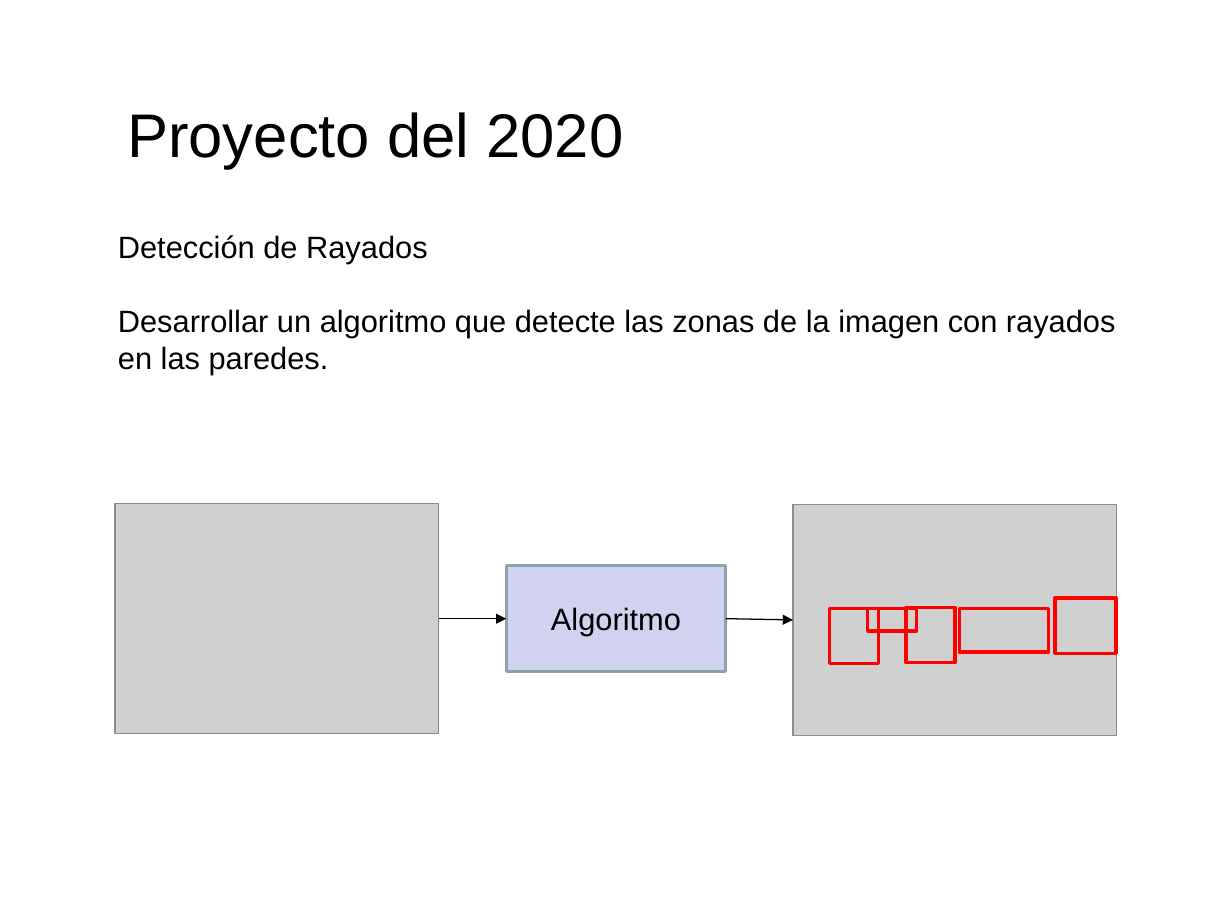
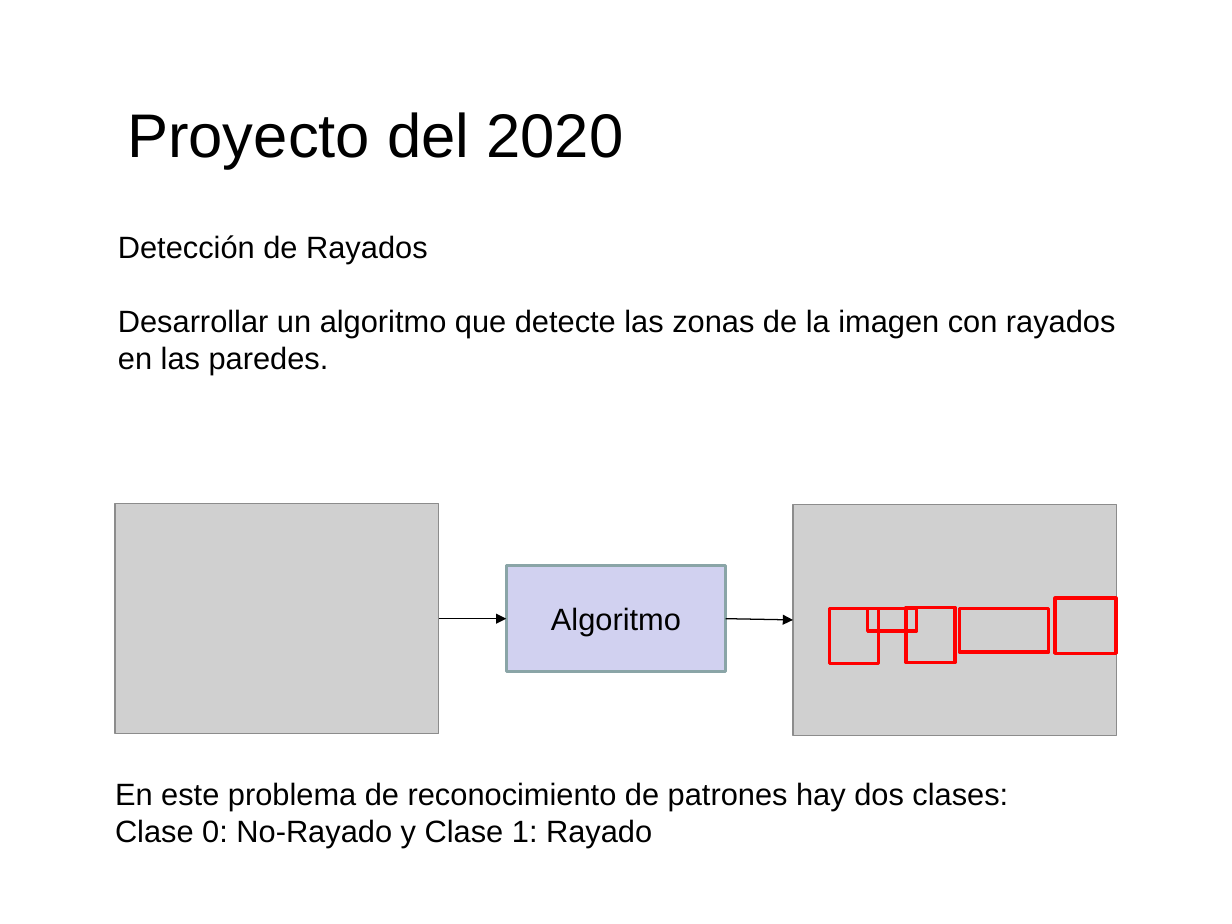
Before and after one commit to domingomery/patrones, a slide deck: slide 2 of clases/Cap00_Lineas_Generales/program/PAT00_Proyecto.pptx. Drawn at 1232x924 pixels with LibreOffice and Linux fonts; fonts in the diff are those of the drawing; grey boxes stand for pictures. Boxes give left, top, right and bottom in pixels: in the first picture for what was removed or moved away, otherwise in the second. Text is boxed around its words. In the diff, an @@ line names an element or a change of style, - is before the commit and + after.

```diff
--- a/clases/Cap00_Lineas_Generales/program/PAT00_Proyecto.pptx
+++ b/clases/Cap00_Lineas_Generales/program/PAT00_Proyecto.pptx
@@ text added at (x1=115, y1=782, x2=1008, y2=847), 18 pt, text #000000 @@
+En este problema de reconocimiento de patrones hay dos clases:
+Clase 0: No-Rayado y Clase 1: Rayado
```
Also in this commit, not shown: 1 other slide changed, 13 other files.
